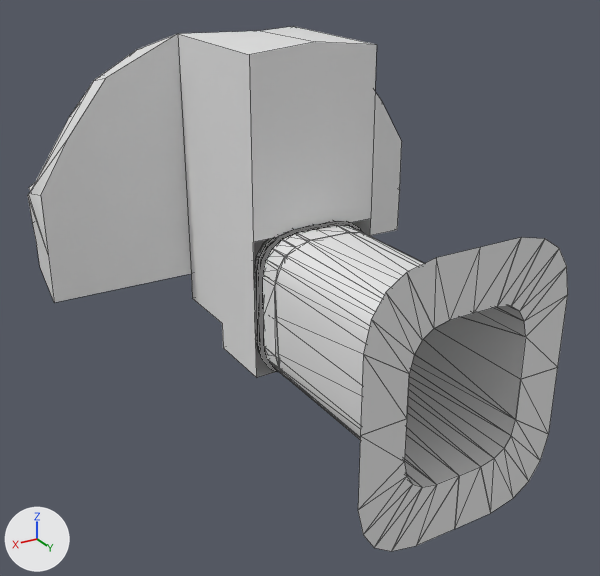
The Blender file Models/NeistAir/25DC9.blend: old version first, new version second.
Camera for both pictures: a 50 mm lens placed at (1.78, 2.73, 1.49), pointed at (-0.07, -0.34, -0.05). The lights are fixed; the arrows at lower left show +X, +Y and +Z. Mesh edges are drawn as thin lines.

The older version as bpy lines, for what is in view:
```python
me_25dc9_iva = bpy.data.meshes.new('25DC9-IVA')
me_25dc9_iva.from_pydata(...)  # 113 vertices, 98 faces; spans x -0.98..0.98, y -1.96..-0.12, z -0.32..1.09
# before: 17 (-0.29, -0.78, -0.06), 48 (-0.29, -0.78, 1.07) at pixel (293, 26), 50 (-0.29, -0.12, 1.06) at pixel (376, 44), 96 (0.29, -0.78, 1.07) at pixel (177, 33), 99 (0.29, -0.78, -0.06) at pixel (191, 273)
# before: 102 (0.29, -0.12, 1.06) at pixel (249, 54), 103 (-0.29, -0.45, -0.19), 104 (0.29, -0.45, -0.19) at pixel (222, 323), 105 (-0.29, -0.78, -0.19), 106 (0.29, -0.78, -0.19) at pixel (192, 298)
# before: 107 (-0.29, -0.45, -0.32), 108 (-0.29, -0.12, -0.32), 109 (0.29, -0.45, -0.32) at pixel (223, 347), 110 (0.29, -0.12, -0.32) at pixel (256, 377), 111 (-0.29, -0.12, 0.32) at pixel (370, 218)
# before: 112 (0.29, -0.12, 0.32) at pixel (253, 242)
me_cutout = bpy.data.meshes.new('cutout')
me_cutout.from_pydata(...)  # 188 vertices, 76 faces; spans x -0.266..0.266, y -0.173..0.01, z -0.327..0.327
me_cutout.materials.append(mat_main_001)  # white #e7e7e7
me_tube = bpy.data.meshes.new('tube')
me_tube.from_pydata(...)  # 136 vertices, 48 faces; spans x -0.257..0.257, y -0.323..0.323, z -1.0..0.0
me_tube.materials.append(mat_main)  # white #e7e7e7
ob_cutout = bpy.data.objects.new('cutout', me_cutout)
ob_cutout.parent = ob_freeiva
ob_cutout.location = (0.0, 0.0, 0.0)
ob_hatch_plane = bpy.data.objects.new('Hatch_Plane', None)
ob_hatch_plane.location = (0.0, -0.117, 0.0)
ob_hatch_plane.rotation_euler = (1.571, 0.0, 0.0)  # degrees (90, 0, 0)
ob_shellcollider = bpy.data.objects.new('shellCollider', me_25dc9_iva)
ob_shellcollider.parent = ob_freeiva
ob_shellcollider.location = (0.0, 0.0, 0.0)
ob_tube = bpy.data.objects.new('tube', me_tube)
ob_tube.parent = ob_hatch_plane
ob_tube.location = (0.0, 0.0, 0.0)
# also in view: 'flange' at (0.0, 0.88, 0.0); 'Hatch_Plane_Frame' at (0.0, -0.12, 0.0)
```
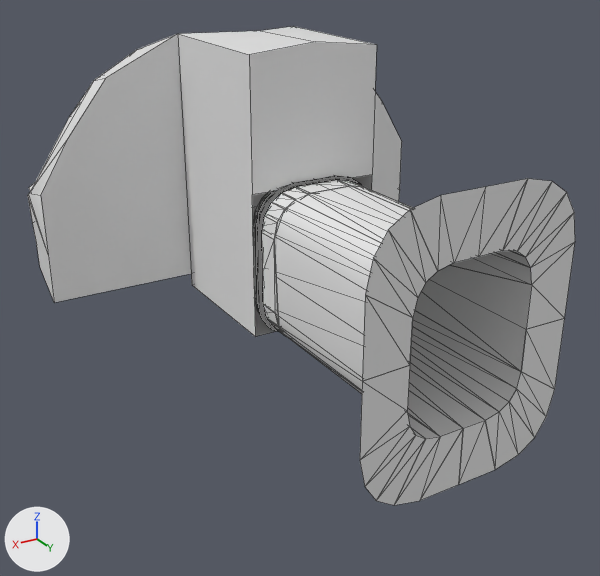
ob_hatch_plane is not drawn itself; it is the parent of ob_hatch_plane_frame, ob_tube.

Diff of the bpy script that builds the scene:
```diff
--- a/Models/NeistAir/25DC9.blend.py
+++ b/Models/NeistAir/25DC9.blend.py
@@ me_25dc9_iva @@
 me_25dc9_iva.from_pydata(...)  # 113 vertices, 98 faces; spans x -0.98..0.98, y -1.96..-0.12, z -0.32..1.09
 # used by ob_shellcollider; parent = ob_freeiva; location = (0.0, 0.0, 0.0)
 # verts and faces of me_25dc9_iva; kept vertices keep their numbers, new ones are numbered from 113
+# me_25dc9_iva part 1
+delete_vertices([103, 104, *range(107, 111)])  # with the faces that use them
+verts[105] = (-0.29, -0.78, -0.12)  # moved
+verts[106] = (0.29, -0.78, -0.12)  # moved, pixel (191, 284)
+verts[111] = (-0.29, -0.12, 0.52)  # moved, pixel (372, 174)
+verts[112] = (0.29, -0.12, 0.52)  # moved, pixel (252, 194)
+verts[113] = (-0.29, -0.12, -0.12)
+verts[114] = (0.29, -0.12, -0.12)  # pixel (255, 336)
+faces += [(17, 105, 113, 111, 50, 48), (96, 102, 112, 114, 106, 99), (105, 106, 114, 113)]
@@ ob_hatch_plane @@
 ob_hatch_plane = bpy.data.objects.new('Hatch_Plane', None)
-ob_hatch_plane.location = (0.0, -0.117, 0.0)
+ob_hatch_plane.location = (0.0, -0.117, 0.2)
 ob_hatch_plane.rotation_euler = (1.571, 0.0, 0.0)  # degrees (90, 0, 0)
@@ ob_cutout @@
 ob_cutout.parent = ob_freeiva
-ob_cutout.location = (0.0, 0.0, 0.0)
+ob_cutout.location = (0.0, 0.0, 0.2)
```

Boxes (x1, y1, x2, y2) around the edits, measured in the pictures (600 x 576 px):
'shellCollider', reshaped (12% shorter)
    before: (28, 26, 402, 378)
    after: (28, 26, 402, 337)
'flange', moved
    before: (358, 237, 568, 551)
    after: (360, 179, 575, 505)
'tube', moved
    before: (277, 233, 525, 487)
    after: (276, 186, 532, 439)
'cutout', moved
    before: (254, 225, 363, 378)
    after: (253, 180, 366, 337)
'Hatch_Plane_Frame', moved
    before: (256, 221, 362, 372)
    after: (255, 176, 362, 333)
part 1 of me_25dc9_iva, cut back
    before: (178, 34, 377, 378)
    after: (178, 34, 377, 337)
